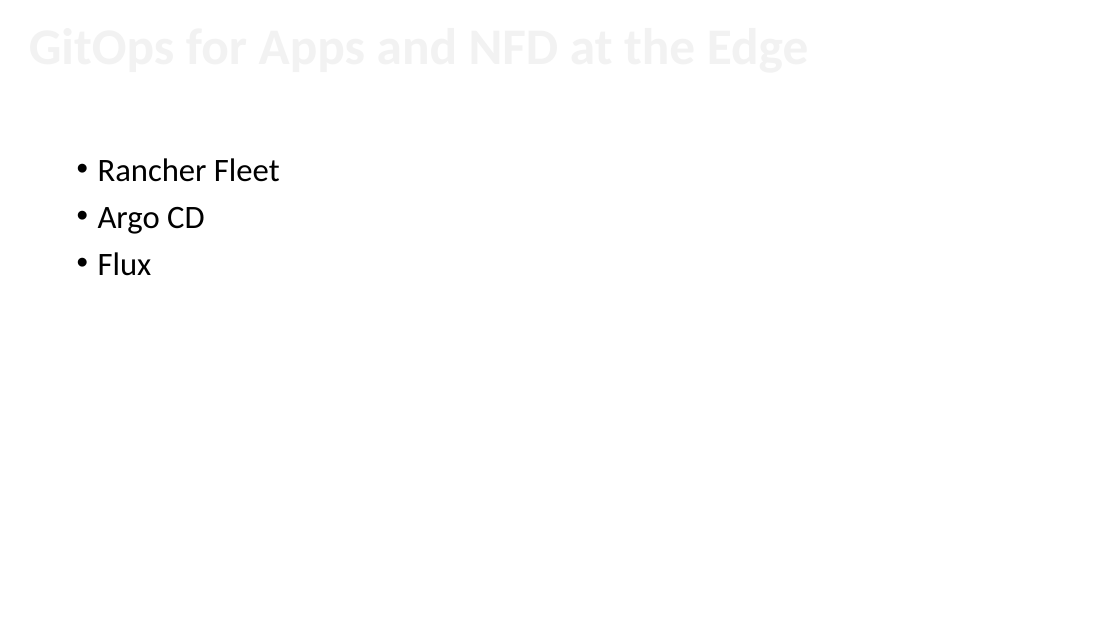
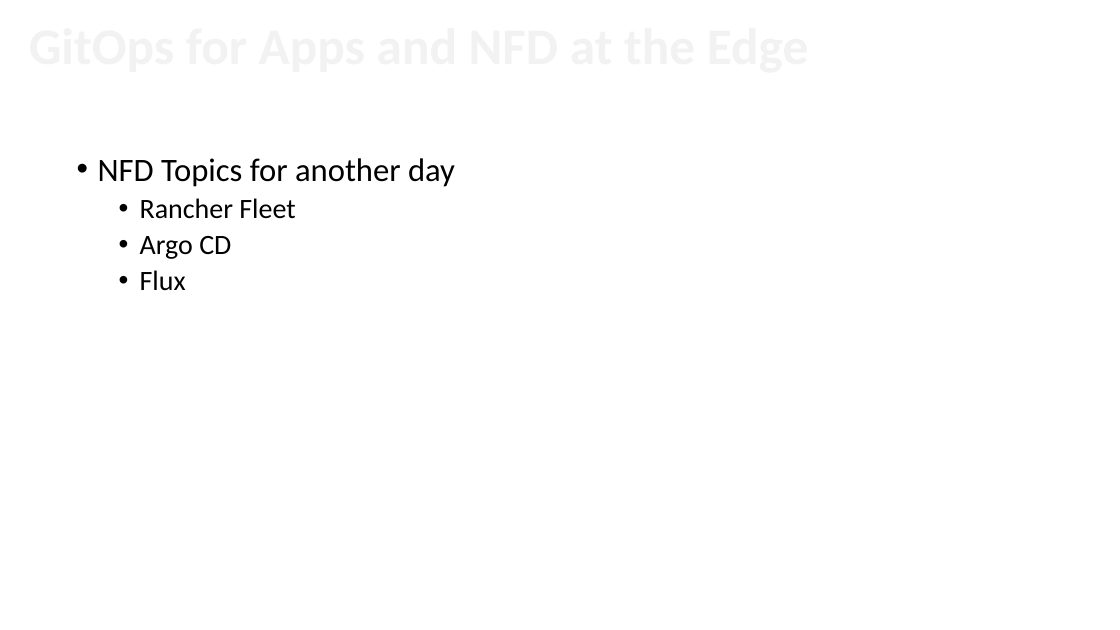
Before and after one commit to mak3r/nfd-demo, a slide deck: slide 22 of slides/Taming Unbounded Resources with NFD.pptx (slide 15 before the commit). Drawn at 1120x630 pixels with LibreOffice and Linux fonts; fonts in the diff are those of the drawing; background and template pictures are left out. Boxes give left, top, right and bottom in pixels: in the first picture for what was removed or moved away, otherwise in the second. Text is boxed around its words. In the diff, an @@ line names an element or a change of style, - is before the commit and + after.

```diff
--- a/slides/Taming Unbounded Resources with NFD.pptx
+++ b/slides/Taming Unbounded Resources with NFD.pptx
@@ text at [98, 158, 455, 187]: paragraph added @@
+• NFD Topics for another day
@@ text at [140, 198, 295, 291]: size 28 to 24 pt in "Rancher Fleet", "Argo CD", "Flux"; list level 1 to 2 in "Rancher Fleet"; list level 1 to 2 in "Argo CD"; list level 1 to 2 in "Flux" @@
```
Also in this commit, not shown: 15 other slides changed, 13 slides added, 1 slide removed, 8 other files.
